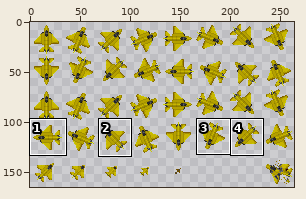
One commit to this sprite sheet: sprites/plane3.png. Above: a wide view before the commit, with the close-up outlined.
Close-up. As it was:
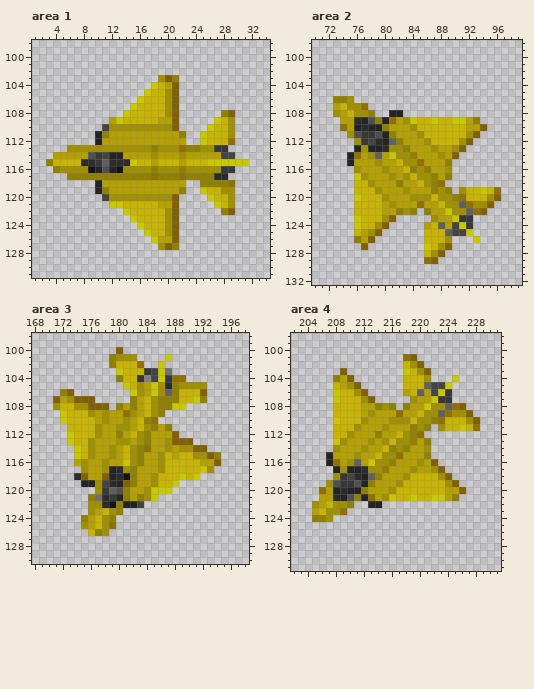
The file is 264x165 pixels. Shown: area 1: x 1..34, y 98..131; area 2: x 70..99, y 98..132; area 3: x 168..198, y 98..130; area 4: x 202..231, y 98..131. The commit also changed other parts of the picture, which this record leaves out.
After the commit:
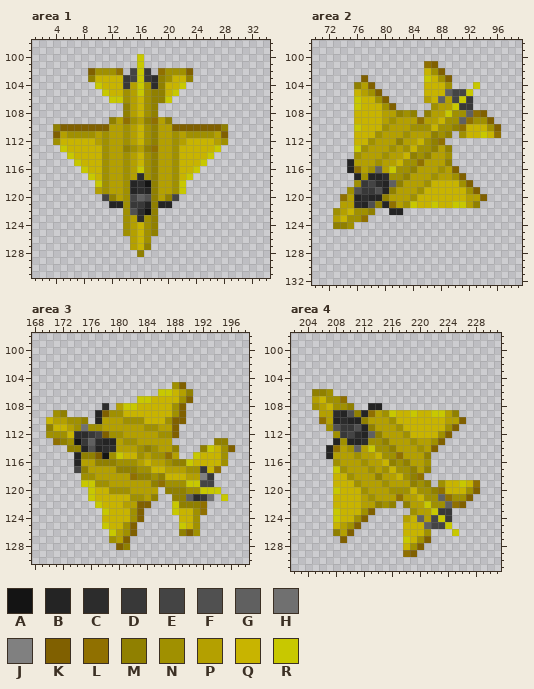
Palette (. is transparent): A #141414  B #242424  C #2c2c2c  D #383838  E #444444  F #505050  G #606060  H #707070  J #808080  K #806000  L #907000  M #908000  N #a09000  P #b4a000  Q #c8b400  R #c8c800
Changes in this commit:
Changed rows in their new state; - is an unchanged pixel.
Area 1:
first column x 3:
100 -------------R---------------
101 -------------R---------------
102 ------KNNNL-ERD-LNNNK--------
103 ------MQQQQDERDCMNQQM--------
104 -------RQQQDPRNCMQQR---------
105 --------RQQNPRNMMQR----------
106 ---------RRNPQNMMR.----------
107 -----------MP-NM...----------
108 -----------MP-NM...------..--
109 ---------MPLNPML-M.-----...--
110 -MKKKKKKKPP-PQ-MPP-KKKKKKM.--
111 -KPNNNNPN--N-QNM--NPNNNNPK.--
112 -NQQQQQPN--N-QNM--N-QQQ-PN.--
113 --RQQQQQ-PPM-PMLPP-QQQQQR.---
114 -..RQQQQNPPN-QNM--NQQQQR...--
115 ....RQQQNPPNP-NMPPNQ--R......
116 -....RQQNPP-PR--PP-QQR.....--
117 ---...RQNPPNPCNMPPNQR.....---
118 -------RN--NBCAM--NR--.....--
119 -------PN--NBCBM--NR--.....--
120 ---------MP-EGFMPME----....--
121 ---------BBNDDBMBB.-----...--
122 -----------NFCAM...------..--
123 -----------NPCNM...----------
124 -----------NPQNM...----------
125 -----------NPQNM...----------
126 ------------PQN....----------
127 ------------PQM-...----------
128 -------------M---------------
Area 2:
first column x 73:
101 -------------LK---------
102 -------------QNK--------
103 ----K--------RQNK-------
104 ---MPK-------QQQN---R---
105 ---QPNK------QQQGEER----
106 ...RQQNK-----PQGPERD----
107 ...RQQQNK-----NPPRDD----
108 ...QQQQPPMNM-MPPRNNGLK--
109 -..QQQQPN-PPLPP-NNGLNNK-
110 -..RQQQN----NN-NNMLQQQNK
111 --.QQQNPP-N-PPMNM.NQQRQL
112 ---QQNPPP---Q-ML....----
113 ---R-PPP-PNQNNM-M..-----
114 --.N-PPNPPQ-NM-PN.------
116 --BL-NGPRNN-PP-NPK------
117 ---B-BBC-NMPPPN-PNK-----
118 ---NDECBG---P-QQQQNK----
119 --NFDDFBM-P-NQQQQQQNK...
120 -LPBCBBM----QQ-QQQQPPK..
121 -PPCBFMBL-NRQQR-QRRPM..-
122 NPQNNM..BB..-.........--
123 PQNNL....-----......----
124 MMN.....-----.......----
125 ---....------.......----
126 ---...-------....---.---
127 ----.--------....-------
128 -------------...--------
129 -------------..---------
Area 3:
first column x 170:
100 ----------.----------------
101 ---------....----.---------
102 ---------.....--.----------
103 ----------........---------
104 ----------..........-------
105 -----------.......NK...----
106 --..--------....RRQPM..----
107 -......-----.RRQQQQNK..----
108 -.......C-PRRQ-QQQNK-------
109 -NM....BKNNQQQ-QQQNK-------
110 QPPNNM.BP---NNQQQNKK-------
111 MQQPNHN---PP-P-N-PK--------
112 NNNQCCDEKNN-PPP-NN---------
113 -LMNADGCBBP-NPP--P...---MM-
114 ---MMBFBCC-PPNMN-PM...MRQNK
115 ----BMMKA-R-QN-N-L-..RQQQN-
116 ----BP-MMMNN-PQ-PNMMR-QQQN-
117 ----EM--PPMM-NNQQPPPNNDQL--
118 ----.NN-PPPPLMM-M--QPPJD---
119 -----RR-NPPPP--MLNNNRREE---
120 ------RQQNNN--PP.MMMNNRRR--
121 ------RQQQQQNNPM--MMGCDH-R-
122 ------.RQQQPPKK---RMMML----
123 ------..RQQQNK----RQQNL----
124 -----...QQQQNK-----QQN-----
125 -----...RQQNK------RQN-----
126 ------...RPNK------MKN-----
127 ---------NPK---------------
128 ----------KM---------------
Area 4:
first column x 205:
101 -------------..---------
102 -------------...--------
103 ----.--------....-------
104 ---...-------....---.---
105 ---....------.......----
106 MMN.....-----.......----
107 PQNNL....-----......----
108 NPQNNM..BB..-.........--
109 -PPCBFMBL-NRQQR-QRRPM..-
110 -LPBCBBM----QQ-QQQQPPK..
111 --NFDDFBM-P-NQQQQQQNK...
112 ---NDECBG---P-QQQQNK----
113 ---B-BBC-NMPPPN-PNK-----
114 --BL-NGPRNN-PP-NPK------
116 --.N-PPNPPQ-NM-PN.------
117 ---R-PPP-PNQNNM-M..-----
118 ---QQNPPP---Q-ML....----
119 --.QQQNPP-N-PPMNM.NQQRQL
120 -..RQQQN----NN-NNMLQQQNK
121 -..QQQQPN-PPLPP-NNGLNNK-
122 ...QQQQPPMNM-MPPRNNGLK--
123 ...RQQQNK-----NPPRDD----
124 ...RQQNK-----PQGPERD----
125 ---QPNK------QQQGEER----
126 ---MPK-------QQQN---R---
127 ----K--------RQNK-------
128 -------------QNK--------
129 -------------LK---------
